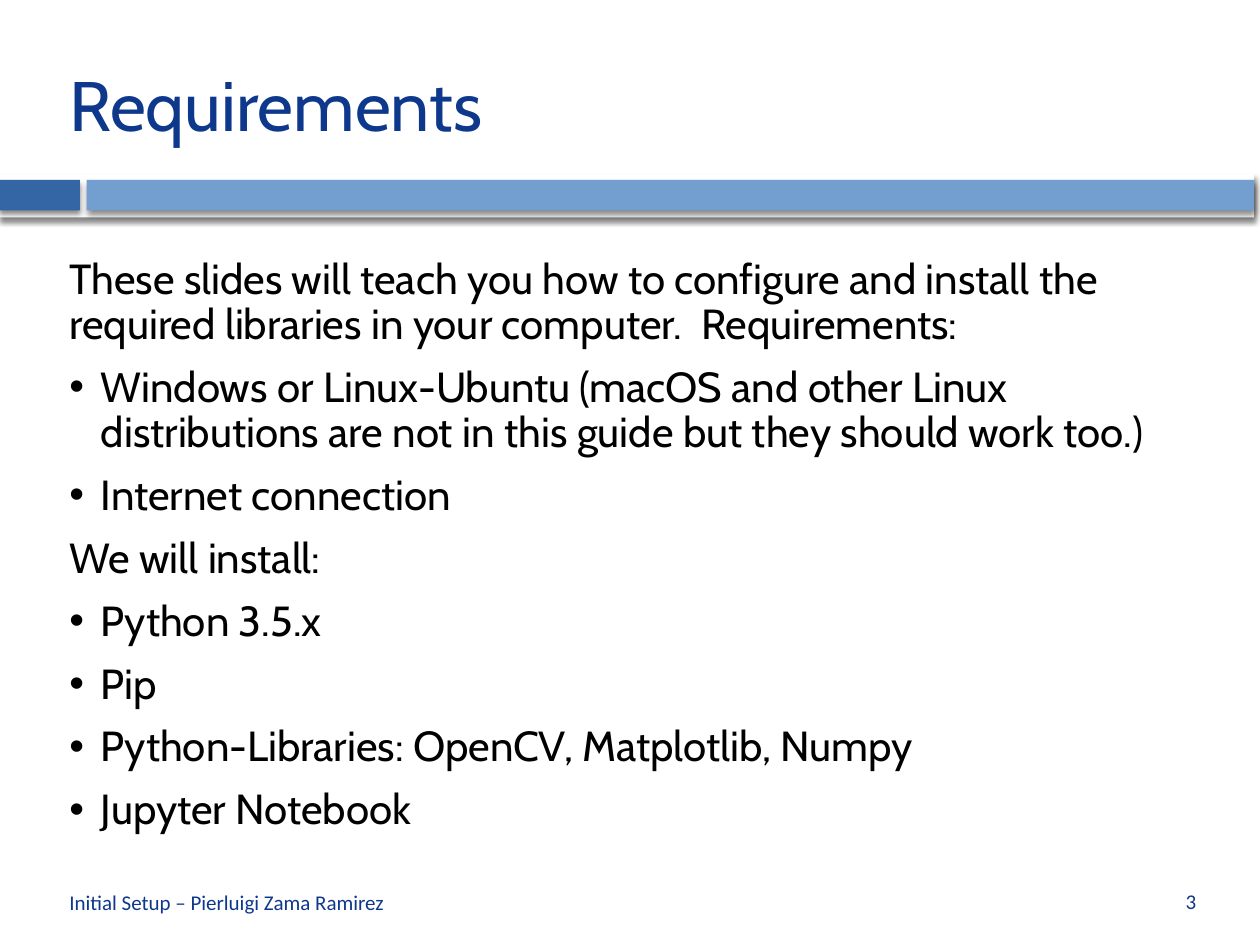
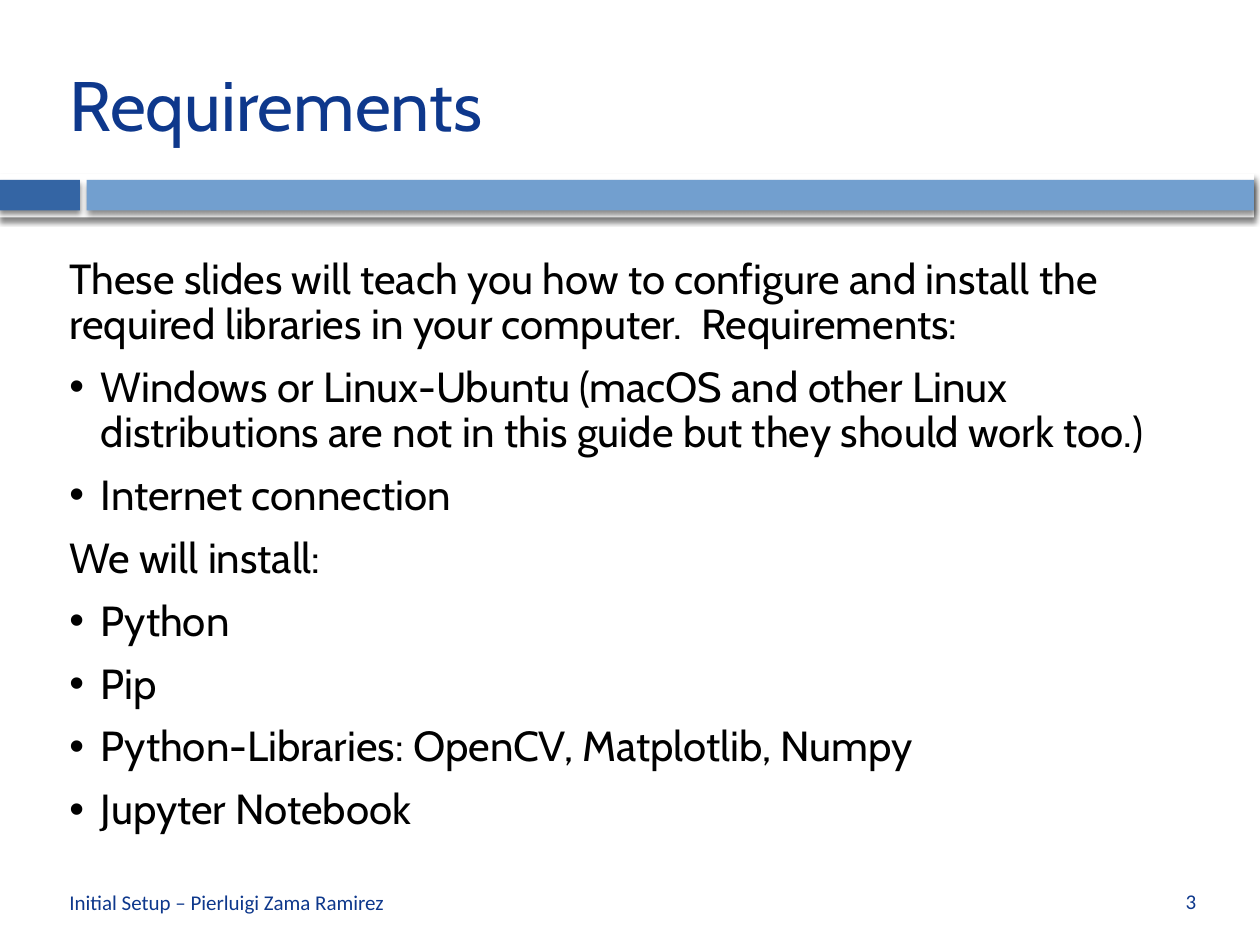
Before and after one commit to CVLAB-Unibo/ComputerVisionImageProcessing-LabSessions, a slide deck: slide 3 of LabSession0 - Initial Setup.pptx. Drawn at 1260x945 pixels with LibreOffice and Linux fonts; fonts in the diff are those of the drawing; background and template pictures are left out. Boxes give left, top, right and bottom in pixels: in the first picture for what was removed or moved away, otherwise in the second. Text is boxed around its words. In the diff, an @@ line names an element or a change of style, - is before the commit and + after.

```diff
--- a/LabSession0 - Initial Setup.pptx
+++ b/LabSession0 - Initial Setup.pptx
@@ text at (x1=101, y1=604, x2=230, y2=646): text changed @@
-• Python 3.5.x
+• Python
```
Also in this commit, not shown: 4 other slides changed, 1 slide removed, 6 other files.
